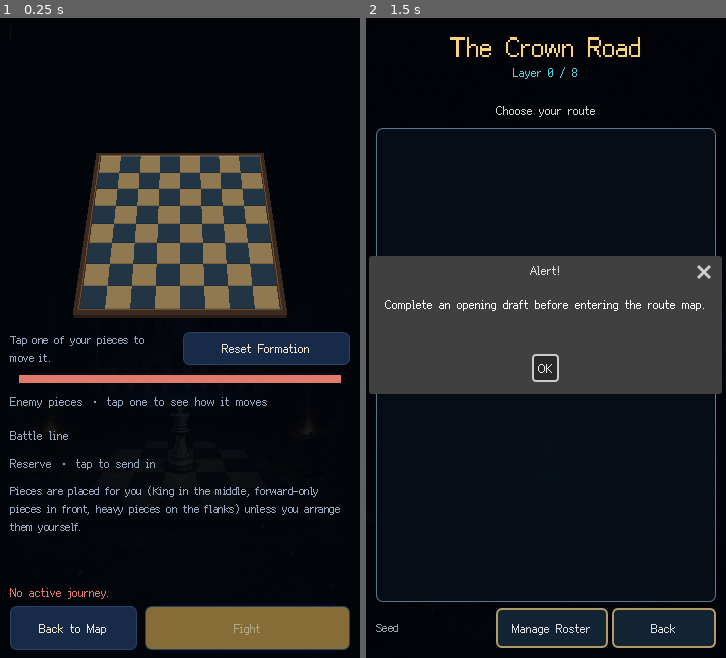
Above: before the commit, frames 1-2 (left to right).
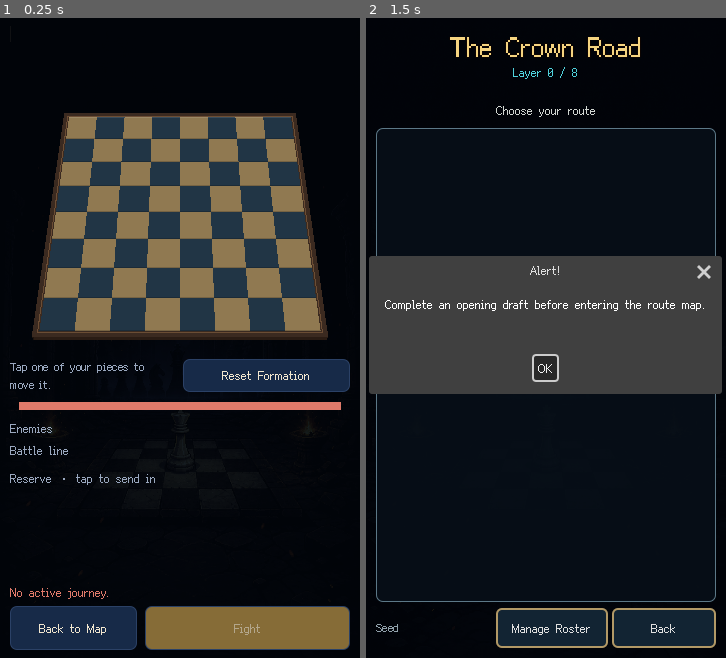
Above: after the commit, the same moments.

Repository: CapJunkrat/pixelking
Game: Godot game, scene res://scenes/run/PreBattleScene.tscn
Two runs of this game, one before a commit and one after it. Both use one fixed random seed, a clock stepped at 60 frames per second and the inputs below. This scene is started directly instead of the project's main scene. Sound files missing from this copy of the repository are replaced by a short silence.
Inputs (mouse positions are in pixels of both pictures, inside the frame that each line leads up to):
- Up to frame 1 (0.25 s): no input
- Up to frame 2 (1.5 s): tap Enter at 0.5 s; drag from (546, 216) to (582, 197) at 0.52 s; click "Back to Map" at 1.25 s

The runs differ from the first frame. In frame 1, 27% of the frame differs, in the area x 2-98%, y 14-81%; in frame 2, nothing differs.
Error before the commit: Invalid access to property or key 'deployment_state' on a base object of type 'Nil'. (res://scripts/run/PreBattleScene.gd:446)
Error after the commit: Invalid access to property or key 'deployment_state' on a base object of type 'Nil'. (res://scripts/run/PreBattleScene.gd:461)

Commit message:
feat: pre-battle screen without page scroll; enemy explanation replaces the line-up
Co-Authored-By: Claude Opus 5.5 <noreply@anthropic.com>
Claude-Session: https://claude.ai/code/session_012w4X79Jp4FAdeJJxKLYmvh

Diff:
--- a/scripts/autoload/Localization.gd
+++ b/scripts/autoload/Localization.gd
@@ -292,11 +292,12 @@
 			"ROSTER_NO_ACTIVE_RUN": "No completed opening roster is available.",
 			"ROSTER_RETURN": "Return to Journey",
 			"ROSTER_MANAGE": "Manage Roster",
-			"PREBATTLE_ENEMIES": "Enemy pieces · tap one to see how it moves",
+			"PREBATTLE_ENEMIES": "Enemies",
 			"PREBATTLE_LINEUP": "Battle line",
 			"PREBATTLE_RESERVE": "Reserve · tap to send in",
 			"PREBATTLE_FORMATION_NOTE": "Pieces are placed for you (King in the middle, forward-only pieces in front, heavy pieces on the flanks) unless you arrange them yourself.",
 			"PREBATTLE_BACK": "Back to Map",
+			"PREBATTLE_CLOSE_INFO": "Back to your line-up",
 			"PREBATTLE_ARRANGE_TIP": "Tap one of your pieces to move it.",
 			"PREBATTLE_AUTO_FORMATION": "Reset Formation",
 			"PREBATTLE_ARRANGE_HINT": "Now tap a square in your two ranks (or another piece to swap). Your layout is kept for this journey.",
--- a/scripts/run/PreBattleScene.gd
+++ b/scripts/run/PreBattleScene.gd
@@ -19,6 +19,9 @@
 const PATTERN_COLORS := {"move": Color("#3fb6d8"), "attack": Color("#e07a6a"), "both": Color("#b07ae0")}
 const PATTERN_SIZE := 7
 const LINEUP_SLOTS := 6
+## The line-up and the enemy explanation share this much height, so swapping them
+## never moves the board.
+const LINEUP_HEIGHT := 136.0
 
 @onready var run_manager: AppRunManager = get_node("/root/RunManager") as AppRunManager
 @onready var piece_skin_manager: Node = get_node("/root/PieceSkinManager")
@@ -26,15 +29,16 @@
 var board_view: DeploymentBoardView = null
 var tier_label: Label = null
 var layer_label: Label = null
-var title_label: Label = null
-var hint_label: Label = null
+var limit_label: Label = null
 var power_me: Label = null
 var power_foe: Label = null
 var power_fill: ColorRect = null
 var power_track: Control = null
 var foe_box: HFlowContainer = null
 var pattern_panel: PanelContainer = null
-var facts_label: RichTextLabel = null
+## Holds the enemy piece explanation; shown instead of the line-up while one is chosen.
+var pattern_scroll: ScrollContainer = null
+var lineup_box: VBoxContainer = null
 var count_label: Label = null
 var active_row: HBoxContainer = null
 var bench_row: HBoxContainer = null
@@ -83,12 +87,11 @@
 	layer_label = _label("", 12, MUTED)
 	layer_label.size_flags_horizontal = Control.SIZE_EXPAND_FILL
 	head.add_child(layer_label)
+	limit_label = _label("", 12, Color("#ff8a4c"))
+	limit_label.name = "TurnLimit"
+	limit_label.visible = false
+	head.add_child(limit_label)
 	layout.add_child(head)
-	title_label = _label("", 22, INK)
-	title_label.name = "TitleLabel"
-	layout.add_child(title_label)
-	hint_label = _label("", 12, MUTED)
-	layout.add_child(hint_label)
 
 	board_view = DeploymentBoardView.new()
 	board_view.name = "BoardFrame"
@@ -136,53 +139,60 @@
 	power.add_child(power_foe)
 	layout.add_child(power)
 
-	var scroll: ScrollContainer = ScrollContainer.new()
-	scroll.name = "Details"
-	scroll.size_flags_vertical = Control.SIZE_EXPAND_FILL
-	scroll.horizontal_scroll_mode = ScrollContainer.SCROLL_MODE_DISABLED
+	# No page scroll: the enemy explanation takes the line-up's place while it is open,
+	# and only the explanation itself scrolls when it is long.
 	var details: VBoxContainer = VBoxContainer.new()
-	details.size_flags_horizontal = Control.SIZE_EXPAND_FILL
+	details.name = "Details"
 	details.add_theme_constant_override("separation", 6)
-	scroll.add_child(details)
-	layout.add_child(scroll)
-
-	details.add_child(_label(_text("PREBATTLE_ENEMIES"), 12, MUTED))
+	layout.add_child(details)
+
+	var foes_row: HBoxContainer = HBoxContainer.new()
+	foes_row.add_theme_constant_override("separation", 6)
+	var foes_title: Label = _label(_text("PREBATTLE_ENEMIES"), 12, MUTED)
+	foes_title.size_flags_vertical = Control.SIZE_SHRINK_CENTER
+	foes_row.add_child(foes_title)
 	foe_box = HFlowContainer.new()
 	foe_box.name = "EnemyPieces"
-	foe_box.add_theme_constant_override("h_separation", 5)
-	foe_box.add_theme_constant_override("v_separation", 5)
-	details.add_child(foe_box)
+	foe_box.size_flags_horizontal = Control.SIZE_EXPAND_FILL
+	foe_box.add_theme_constant_override("h_separation", 4)
+	foe_box.add_theme_constant_override("v_separation", 4)
+	foes_row.add_child(foe_box)
+	details.add_child(foes_row)
+
+	pattern_scroll = ScrollContainer.new()
+	pattern_scroll.name = "PatternScroll"
+	pattern_scroll.horizontal_scroll_mode = ScrollContainer.SCROLL_MODE_DISABLED
+	pattern_scroll.custom_minimum_size = Vector2(0, LINEUP_HEIGHT)
+	pattern_scroll.visible = false
 	pattern_panel = PanelContainer.new()
 	pattern_panel.name = "PiecePattern"
+	pattern_panel.size_flags_horizontal = Control.SIZE_EXPAND_FILL
 	pattern_panel.add_theme_stylebox_override("panel", _box(Color("#1d1a2b"), ENEMY, 6))
 	pattern_panel.visible = false
-	details.add_child(pattern_panel)
-	facts_label = RichTextLabel.new()
-	facts_label.bbcode_enabled = true
-	facts_label.fit_content = true
-	facts_label.scroll_active = false
-	facts_label.add_theme_font_size_override("normal_font_size", 13)
-	details.add_child(facts_label)
-
+	pattern_scroll.add_child(pattern_panel)
+	details.add_child(pattern_scroll)
+
+	lineup_box = VBoxContainer.new()
+	lineup_box.name = "Lineup"
+	lineup_box.custom_minimum_size = Vector2(0, LINEUP_HEIGHT)
+	lineup_box.add_theme_constant_override("separation", 6)
 	var lineup_head: HBoxContainer = HBoxContainer.new()
 	var lineup_title: Label = _label(_text("PREBATTLE_LINEUP"), 12, MUTED)
 	lineup_title.size_flags_horizontal = Control.SIZE_EXPAND_FILL
 	lineup_head.add_child(lineup_title)
 	count_label = _label("", 12, INK)
 	lineup_head.add_child(count_label)
-	details.add_child(lineup_head)
+	lineup_box.add_child(lineup_head)
 	active_row = HBoxContainer.new()
 	active_row.name = "ActiveRow"
 	active_row.add_theme_constant_override("separation", 5)
-	details.add_child(active_row)
-	details.add_child(_label(_text("PREBATTLE_RESERVE"), 12, MUTED))
+	lineup_box.add_child(active_row)
+	lineup_box.add_child(_label(_text("PREBATTLE_RESERVE"), 12, MUTED))
 	bench_row = HBoxContainer.new()
 	bench_row.name = "ReserveRow"
 	bench_row.add_theme_constant_override("separation", 5)
-	details.add_child(bench_row)
-	var note: Label = _label(_text("PREBATTLE_FORMATION_NOTE"), 11, MUTED)
-	note.autowrap_mode = TextServer.AUTOWRAP_WORD_SMART
-	details.add_child(note)
+	lineup_box.add_child(bench_row)
+	details.add_child(lineup_box)
 
 	status_label = _label("", 12, ENEMY)
 	status_label.name = "StatusLabel"
@@ -251,15 +261,15 @@
 		var tier_color: Color = TIER_COLORS.get(node_def.id, GOLD)
 		tier_label.text = " %s " % _text(String(node_def.display_name_key)).to_upper()
 		(tier_label.get_parent() as PanelContainer).add_theme_stylebox_override("panel", _box(tier_color, tier_color, 4))
-		title_label.text = _text(String(node_def.enemy_hint_key))
-		hint_label.text = _text(String(node_def.description_key))
 	if node != null and run.map_state != null:
 		layer_label.text = _text("MAP_PROGRESS") % [node.layer_index + 1, run.map_state.total_layers]
 	_render_board()
 	_render_power()
 	_render_foes()
 	_render_pattern()
-	_render_facts(node_def, encounter)
+	limit_label.visible = encounter != null and encounter.turn_limit > 0
+	if limit_label.visible:
+		limit_label.text = _text("PREBATTLE_TURN_LIMIT") % encounter.turn_limit
 	_render_lineup()
 
 func _render_board() -> void:
@@ -310,10 +320,12 @@
 		var chip: Button = Button.new()
 		chip.name = "Enemy_%s" % id
 		chip.icon = _texture(&"black", id)
-		chip.custom_minimum_size = Vector2(0, 34)
-		chip.add_theme_constant_override("icon_max_width", 26)
-		chip.add_theme_font_size_override("font_size", 12)
-		chip.text = _piece_name(id) + (" ×%d" % counts[id] if int(counts[id]) > 1 else "")
+		chip.custom_minimum_size = Vector2(36, 36)
+		chip.add_theme_constant_override("icon_max_width", 28)
+		chip.add_theme_font_size_override("font_size", 10)
+		chip.tooltip_text = _piece_name(id)
+		# Icons only; the name is in the explanation. A count marks repeated pieces.
+		chip.text = "×%d" % counts[id] if int(counts[id]) > 1 else ""
 		chip.toggle_mode = true
 		chip.button_pressed = id == focus_id
 		var selected: bool = id == focus_id
@@ -327,8 +339,11 @@
 	for child: Node in pattern_panel.get_children():
 		child.queue_free()
 	pattern_panel.visible = not focus_id.is_empty()
+	pattern_scroll.visible = pattern_panel.visible
+	lineup_box.visible = not pattern_panel.visible
 	if focus_id.is_empty():
 		return
+	pattern_scroll.scroll_vertical = 0
 	var definition: PieceDef = PieceDefDatabase.get_def(focus_id)
 	var row: HBoxContainer = HBoxContainer.new()
 	row.add_theme_constant_override("separation", 10)
@@ -361,15 +376,15 @@
 			lines.append("[color=#f5d58f]%s[/color]" % _text(key))
 	text.text = "\n".join(lines)
 	row.add_child(text)
-	pattern_panel.add_child(row)
-
-func _render_facts(node_def: MapNodeDef, encounter: EncounterDef) -> void:
-	var lines: Array[String] = []
-	if node_def != null:
-		lines.append("[color=#9aa8bf]%s[/color]  %s" % [_text("PREBATTLE_REWARD"), _text(String(node_def.reward_hint_key))])
-	if encounter != null and encounter.turn_limit > 0:
-		lines.append("[color=#9aa8bf]%s[/color]  [color=#ff8a4c]%s[/color]" % [_text("PREBATTLE_LIMIT"), _text("PREBATTLE_TURN_LIMIT") % encounter.turn_limit])
-	facts_label.text = "\n".join(lines)
+	var column: VBoxContainer = VBoxContainer.new()
+	column.add_theme_constant_override("separation", 4)
+	column.add_child(row)
+	var close: Button = _button(_text("PREBATTLE_CLOSE_INFO"), PANEL_2, LINE, INK)
+	close.name = "ClosePattern"
+	close.custom_minimum_size = Vector2(0, 30)
+	close.pressed.connect(_focus.bind(focus_id))
+	column.add_child(close)
+	pattern_panel.add_child(column)
 
 func _render_lineup() -> void:
 	for row: HBoxContainer in [active_row, bench_row]:
--- a/scripts/tests/scenes/test_prebattle_scene.gd
+++ b/scripts/tests/scenes/test_prebattle_scene.gd
@@ -32,18 +32,26 @@
 	var king_id: int = manager.current_run.active_piece_ids[0]
 	_expect(deployment.player_position(king_id) == Vector2i(4, 0), "the King stands in the middle of the back rank")
 
-	var chips: HFlowContainer = preview.get_node("SafeArea/Layout/Details").get_child(0).get_node("EnemyPieces") as HFlowContainer
+	var details: Node = preview.get_node("SafeArea/Layout/Details")
+	_expect(not details is ScrollContainer and preview.find_children("*", "ScrollContainer", true, false).size() == 1, "the page itself does not scroll")
+	_expect(preview.get_node_or_null("SafeArea/Layout/TitleLabel") == null, "the redundant title and description are gone")
+	var chips: HFlowContainer = details.find_child("EnemyPieces", true, false) as HFlowContainer
 	_expect(chips != null and chips.get_child_count() > 0, "enemy pieces are listed")
-	var pattern: PanelContainer = preview.get_node("SafeArea/Layout/Details").get_child(0).get_node("PiecePattern") as PanelContainer
-	_expect(not pattern.visible, "no piece is explained until one is chosen")
+	_expect((chips.get_child(0) as Button).text.is_empty() or (chips.get_child(0) as Button).text.begins_with("×"), "enemy pieces show icons, not names")
+	var pattern: PanelContainer = details.find_child("PiecePattern", true, false) as PanelContainer
+	var lineup: Control = details.find_child("Lineup", true, false) as Control
+	_expect(not pattern.visible and lineup.visible, "no piece is explained until one is chosen")
 	(chips.get_child(0) as Button).pressed.emit()
 	await process_frame
-	_expect(pattern.visible, "tapping an enemy piece shows how it moves")
+	_expect(pattern.visible and not lineup.visible, "tapping an enemy piece shows how it moves in place of the line-up")
+	(pattern.find_child("ClosePattern", true, false) as Button).pressed.emit()
+	await process_frame
+	_expect(not pattern.visible and lineup.visible, "closing the explanation brings the line-up back")
 
 	# Send one piece to the reserve and back: the formation follows the line-up.
 	var moved_id: int = manager.current_run.active_piece_ids[1]
-	var reserve_row: HBoxContainer = preview.get_node("SafeArea/Layout/Details").get_child(0).get_node("ReserveRow") as HBoxContainer
-	var active_row: HBoxContainer = preview.get_node("SafeArea/Layout/Details").get_child(0).get_node("ActiveRow") as HBoxContainer
+	var reserve_row: HBoxContainer = details.find_child("ReserveRow", true, false) as HBoxContainer
+	var active_row: HBoxContainer = details.find_child("ActiveRow", true, false) as HBoxContainer
 	(active_row.get_node("Piece_%d" % moved_id) as Button).pressed.emit()
 	await process_frame
 	_expect(moved_id in manager.current_run.reserve_piece_ids and board.piece_count(true) == 3, "tapping a battle-line piece sends it to the reserve")
